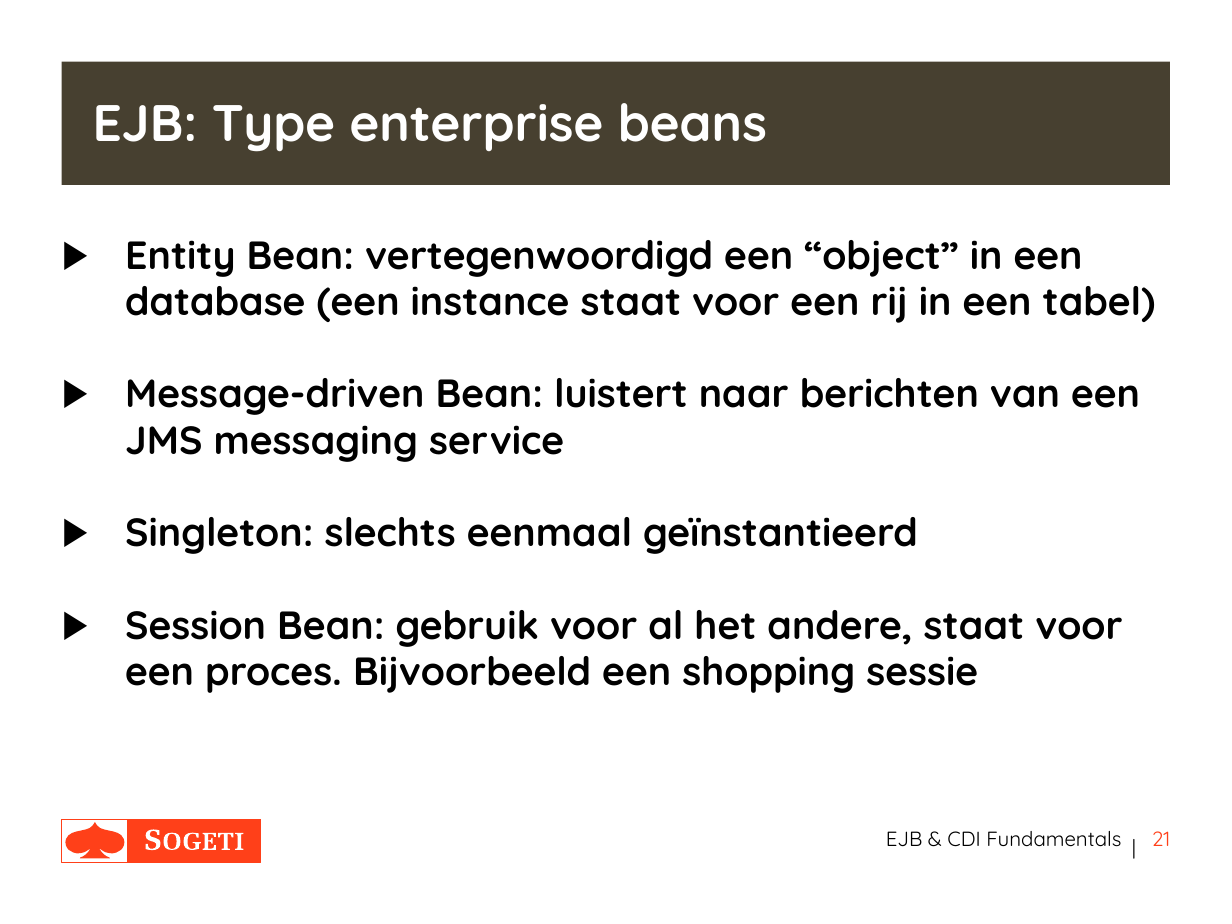
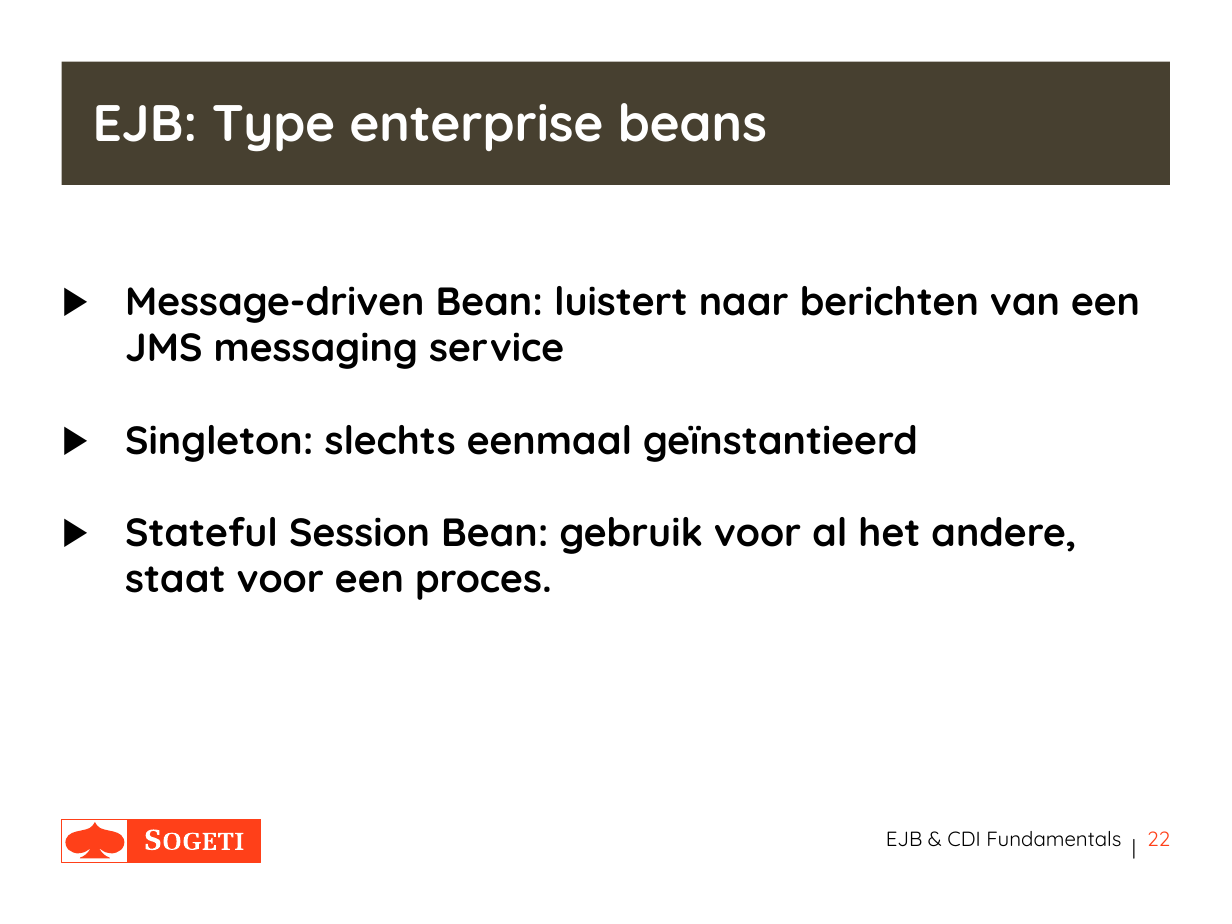
Before and after one commit to erwindeg/fontys-ejbcdi, a slide deck: slide 22 of Presentation-EJB&CDI.pptx (slide 21 before the commit). Drawn at 1232x924 pixels with LibreOffice and Linux fonts; fonts in the diff are those of the drawing. Boxes give left, top, right and bottom in pixels: in the first picture for what was removed or moved away, otherwise in the second. Text is boxed around its words. In the diff, an @@ line names an element or a change of style, - is before the commit and + after.

Commit message:
updated

```diff
--- a/Presentation-EJB&CDI.pptx
+++ b/Presentation-EJB&CDI.pptx
@@ text at bbox=[125, 240, 1156, 323]: paragraph removed @@
-▶ Entity Bean: vertegenwoordigd een “object” in een database (een instance staat voor een rij in een tabel)
@@ text at bbox=[125, 517, 1076, 600]: text changed @@
-▶ Session Bean: gebruik voor al het andere, staat voor een proces. Bijvoorbeeld een shopping sessie
+▶ Stateful Session Bean: gebruik voor al het andere, staat voor een proces.
@@ page number at bbox=[1147, 831, 1170, 846]: text changed @@
-21
+22
```
Also in this commit, not shown: 2 other slides changed, 1 slide added.
